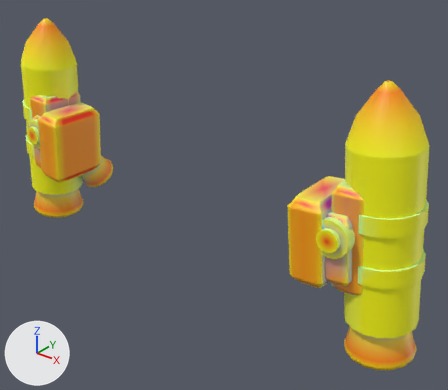
Renders of the glTF model models/parts/llm_gen_leg_thrusters_021_06e89b.glb from each side of a commit.
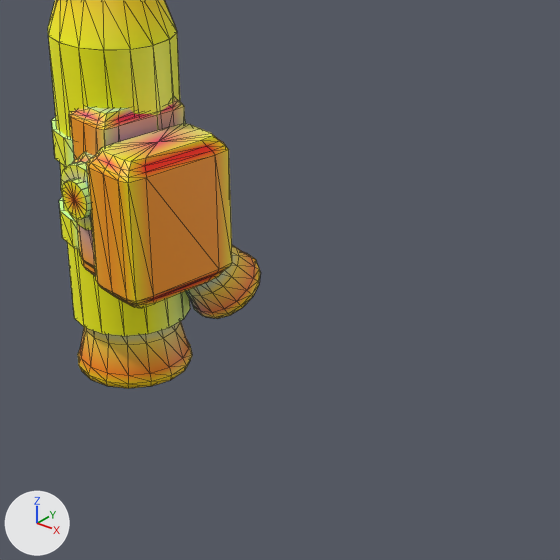
The first picture shows the older version from a camera (50 mm lens) standing at (65.1, -67.6, 42.0) and looking at (5.6, 6.8, -4.1). The close-ups show the older and then the newer version on the part from 0% to 54% of the width and 13% to 75% of the height of that picture. Only the edits that show in the close-ups are written down. The lights are fixed; the arrows at lower left show +X, +Y and +Z. The close-ups show mesh edges as thin lines. Vertices at exactly the same position are counted once.

The older version as bpy lines, for what is in view:
```python
ob_adapter_calf_clamp_l = bpy.data.objects.new('adapter_calf_clamp_l', me_adapter_calf_clamp_l)
ob_adapter_calf_clamp_l.location = (0.0, 0.0, 0.0)
ob_adapter_leg_vernier_pod_dark_6_adapter_dark_l = bpy.data.objects.new('adapter_leg_vernier_pod_dark_6_adapter_dark_l', me_adapter_leg_vernier_pod_dark_6_adapter_dark_l)
ob_adapter_leg_vernier_pod_dark_6_adapter_dark_l.location = (0.0, 0.0, 0.0)
ob_adapter_sub_tank_cradle_dark_0_adapter_dark_l = bpy.data.objects.new('adapter_sub_tank_cradle_dark_0_adapter_dark_l', me_adapter_sub_tank_cradle_dark_0_adapter_dark_l)
ob_adapter_sub_tank_cradle_dark_0_adapter_dark_l.location = (0.0, 0.0, 0.0)
ob_addon_leg_bell_7_vernier_bell_gimbal_collar_dark_l = bpy.data.objects.new('addon_leg_bell_7_vernier_bell_gimbal_collar_dark_l', me_addon_leg_bell_7_vernier_bell_gimbal_collar_dark_l)
ob_addon_leg_bell_7_vernier_bell_gimbal_collar_dark_l.location = (0.0, 0.0, 0.0)
ob_addon_leg_bell_7_vernier_bell_vernier_l = bpy.data.objects.new('addon_leg_bell_7_vernier_bell_vernier_l', me_addon_leg_bell_7_vernier_bell_vernier_l)
ob_addon_leg_bell_7_vernier_bell_vernier_l.location = (0.0, 0.0, 0.0)
ob_calf_main_bell_5_vernier_bell_vernier_l = bpy.data.objects.new('calf_main_bell_5_vernier_bell_vernier_l', me_calf_main_bell_5_vernier_bell_vernier_l)
ob_calf_main_bell_5_vernier_bell_vernier_l.location = (0.0, 0.0, 0.0)
ob_tank_upper_cone_2_amber_optic_l = bpy.data.objects.new('tank_upper_cone_2_amber_optic_l', me_tank_upper_cone_2_amber_optic_l)
ob_tank_upper_cone_2_amber_optic_l.location = (0.0, 0.0, 0.0)
# also in view: 'adapter_calf_pin_gold_l' at (-31.6, 1.6, 1.2); 'calf_fuel_tank_1_adapter_dark_l' at (-35.9, 3.7, 0.1)
```
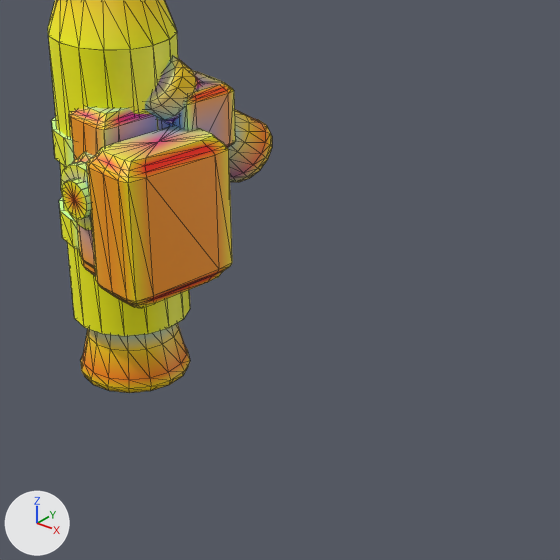
Diff of the bpy script that builds the scene:
```diff
--- a/models/parts/llm_gen_leg_thrusters_021_06e89b.glb.py
+++ b/models/parts/llm_gen_leg_thrusters_021_06e89b.glb.py
@@ me_adapter_calf_clamp_l @@
 me_adapter_calf_clamp_l.from_pydata(...)  # 262 vertices, 512 faces; spans x -34.56..-24.75, y -4.0..7.0, z -7.69..5.69
+# me_adapter_calf_clamp_l part 1: 140 faces centred in x -34.07..-25.23, y -3.05..7.0, z -7.63..5.63 are repainted in the vertex colours, in many colours
 me_adapter_calf_clamp_l.materials.append(mat_defaultmaterial_002)
@@ me_adapter_sub_tank_cradle_dark_0_adapter_dark_l @@
 me_adapter_sub_tank_cradle_dark_0_adapter_dark_l.from_pydata(...)  # 114 vertices, 224 faces; spans x -36.3..-30.1, y -1.8..6.9, z -8.0..8.1
+# me_adapter_sub_tank_cradle_dark_0_adapter_dark_l part 2: 75 faces centred in x -33.3..-30.1, y -1.7..6.9, z -7.8..7.9 are repainted in the vertex colours, in many colours
 me_adapter_sub_tank_cradle_dark_0_adapter_dark_l.materials.append(mat_defaultmaterial_005)
@@ me_calf_main_bell_5_vernier_bell_vernier_l @@
-me_calf_main_bell_5_vernier_bell_vernier_l.from_pydata(...)  # 273 vertices, 528 faces; spans x -42.68..-32.26, y -1.55..8.91, z -18.92..-7.12
+me_calf_main_bell_5_vernier_bell_vernier_l.from_pydata(...)  # 273 vertices, 528 faces; spans x -42.52..-32.53, y -1.33..8.69, z -19.5..-7.99
+# me_calf_main_bell_5_vernier_bell_vernier_l part 3: 273 vertices removed from x -42.68..-32.26, y -1.55..8.91, z -18.92..-7.12; 273 vertices added at x -42.52..-32.53, y -1.33..8.69, z -19.5..-7.99
 me_calf_main_bell_5_vernier_bell_vernier_l.materials.append(mat_defaultmaterial_015)
@@ me_adapter_leg_vernier_pod_dark_6_adapter_dark_l @@
-me_adapter_leg_vernier_pod_dark_6_adapter_dark_l.from_pydata(...)  # 114 vertices, 224 faces; spans x -33.4..-27.6, y 2.92..8.15, z -8.61..-2.55
+me_adapter_leg_vernier_pod_dark_6_adapter_dark_l.from_pydata(...)  # 114 vertices, 224 faces; spans x -33.52..-27.48, y 4.77..10.22, z 2.6..8.91
+# me_adapter_leg_vernier_pod_dark_6_adapter_dark_l part 4: 114 of 114 vertices moved; they spanned x -33.4..-27.6, y 2.92..8.15, z -8.61..-2.55 and now span x -33.52..-27.48, y 4.77..10.22, z 2.6..8.91; mean shift (0.0, 1.96, 11.34)
+# me_adapter_leg_vernier_pod_dark_6_adapter_dark_l part 5: 144 kept faces spanning x -33.52..-27.48, y 4.77..10.22, z 2.6..8.91 get new vertex colours
 me_adapter_leg_vernier_pod_dark_6_adapter_dark_l.materials.append(mat_defaultmaterial_021)
@@ me_addon_leg_bell_7_vernier_bell_vernier_l @@
-me_addon_leg_bell_7_vernier_bell_vernier_l.from_pydata(...)  # 273 vertices, 528 faces; spans x -34.1..-26.9, y 3.94..12.43, z -13.09..-3.8
+me_addon_leg_bell_7_vernier_bell_vernier_l.from_pydata(...)  # 273 vertices, 528 faces; spans x -33.66..-27.34, y 6.67..15.15, z -1.24..7.14
+# me_addon_leg_bell_7_vernier_bell_vernier_l part 6: 273 vertices removed from x -34.1..-26.9, y 3.94..12.43, z -13.09..-3.8
+# me_addon_leg_bell_7_vernier_bell_vernier_l part 7: 273 vertices added at x -33.66..-27.34, y 6.67..15.15, z -1.24..7.14
 me_addon_leg_bell_7_vernier_bell_vernier_l.materials.append(mat_defaultmaterial_023)
@@ me_addon_leg_bell_7_vernier_bell_gimbal_collar_dark_l @@
-me_addon_leg_bell_7_vernier_bell_gimbal_collar_dark_l.from_pydata(...)  # 98 vertices, 192 faces; spans x -33.4..-27.6, y 0.1..6.97, z -6.13..0.55
+me_addon_leg_bell_7_vernier_bell_gimbal_collar_dark_l.from_pydata(...)  # 98 vertices, 192 faces; spans x -33.12..-27.88, y 2.56..9.06, z 4.68..11.19
+# me_addon_leg_bell_7_vernier_bell_gimbal_collar_dark_l part 8: 98 vertices added at x -33.12..-27.88, y 2.56..9.06, z 4.68..11.19
+# other edits to the shape of me_addon_leg_bell_7_vernier_bell_gimbal_collar_dark_l do not show in these pictures
 me_addon_leg_bell_7_vernier_bell_gimbal_collar_dark_l.materials.append(mat_defaultmaterial_025)
```

Boxes (x1, y1, x2, y2) around the edits, measured in the close-ups (560 x 560 px; the box of a moved part takes in the faces that stretch with it):
'calf_main_bell_5_vernier_bell_vernier_l', reshaped: before (78, 321, 192, 388); after (80, 323, 190, 393)
'addon_leg_bell_7_vernier_bell_vernier_l', reshaped: before (186, 245, 261, 319); after (228, 110, 272, 182)
'adapter_leg_vernier_pod_dark_6_adapter_dark_l', reshaped (not visible before): after (168, 70, 236, 148)
'addon_leg_bell_7_vernier_bell_gimbal_collar_dark_l', reshaped (not visible before): after (145, 56, 202, 124)
part 1 of me_adapter_calf_clamp_l, recoloured: (119, 126, 225, 161) in both
part 2 of me_adapter_sub_tank_cradle_dark_0_adapter_dark_l, recoloured: before (112, 97, 185, 140); after (112, 110, 168, 140)
part 4 of me_adapter_leg_vernier_pod_dark_6_adapter_dark_l, moved or reshaped (not visible before): after (190, 82, 235, 147)
part 5 of me_adapter_leg_vernier_pod_dark_6_adapter_dark_l, recoloured (brown): after (168, 70, 236, 148)
part 6 of me_addon_leg_bell_7_vernier_bell_vernier_l, deleted (brown): before (186, 245, 261, 319)
part 7 of me_addon_leg_bell_7_vernier_bell_vernier_l, added: after (228, 110, 272, 182)
